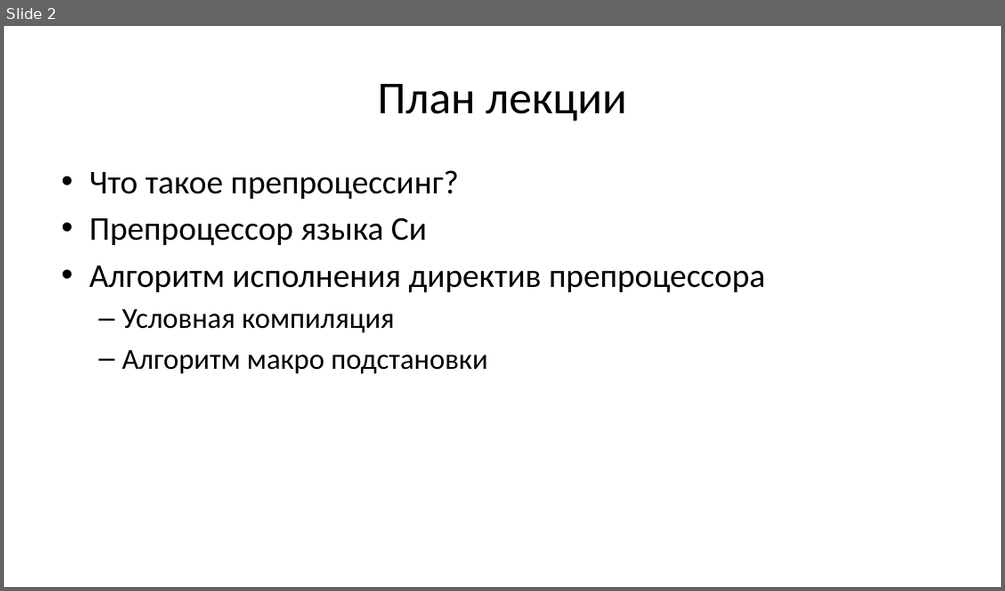
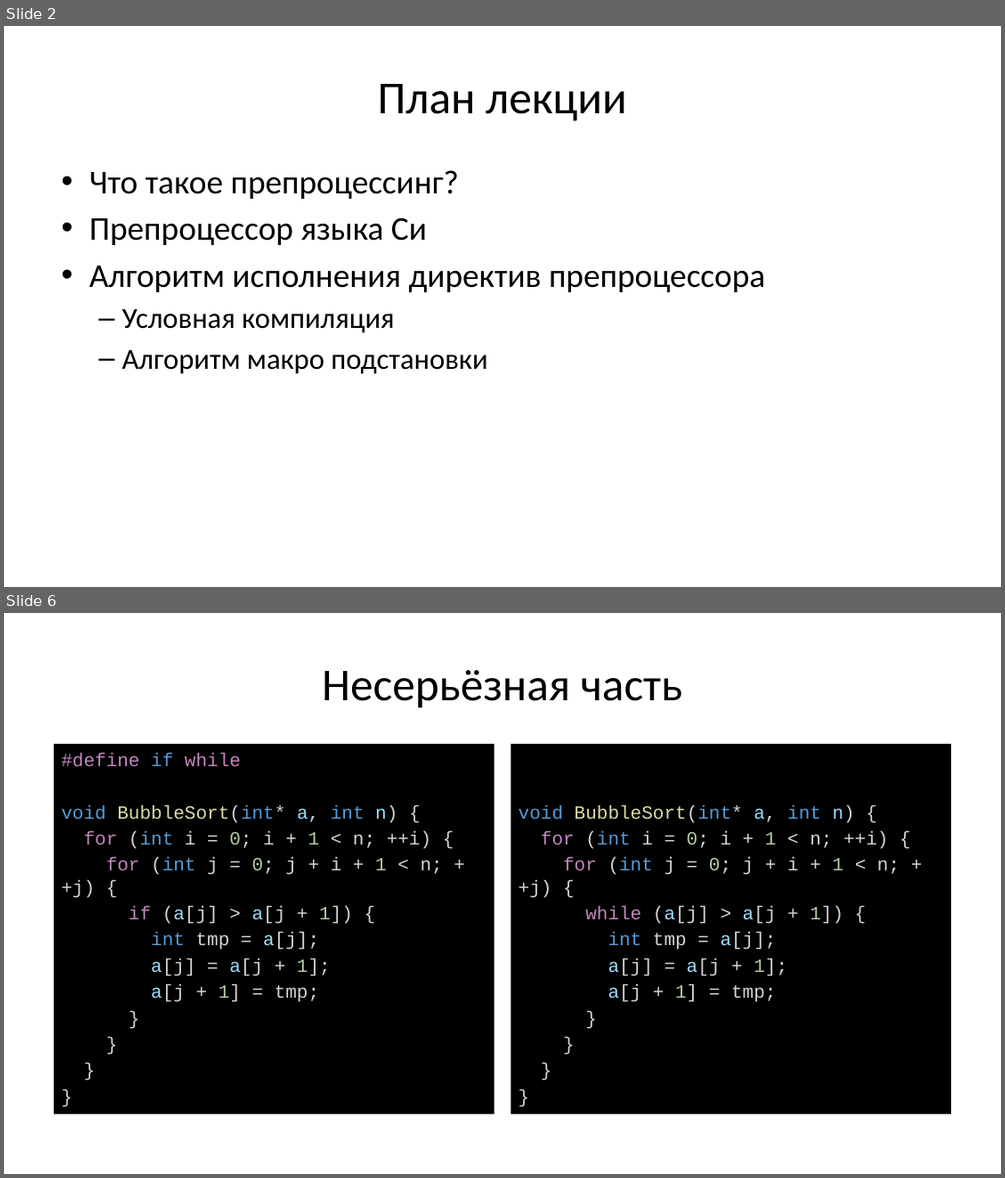
Before and after one commit to Evgueni-Petrov-aka-espetrov/Algorithms-and-Programming-in-C-pptx, a slide deck: 25 Препроцессор языка Си.pptx. Shown one above the other, each under a label of ours: slide 2 before the commit, slides 2 and 6 after it; the slides between them are not shown. The pictures are 1005x591 and 1005x1178 pixels, drawn with LibreOffice and Linux fonts; fonts in the diff are those of the drawing. Boxes give left, top, right and bottom in pixels: in the first picture for what was removed or moved away, otherwise in the second. Text is boxed around its words. In the diff, an @@ line names an element or a change of style, - is before the commit and + after.

```diff
--- a/25 Препроцессор языка Си.pptx
+++ b/25 Препроцессор языка Си.pptx
@@ slide 6 added at (4, 613, 1001, 1174), background #FFFFFF @@
@@ title added at (322, 670, 682, 708), 44 pt, text #000000 @@
+Несерьёзная часть
@@ text added at (54, 744, 494, 1114), fill #000000, 18 pt, text #D4D4D4 @@
+#define if while
+void BubbleSort(int* a, int n) {
+for (int i = 0; i + 1 < n; ++i) {
+for (int j = 0; j + i + 1 < n; ++j) {
+if (a[j] > a[j + 1]) {
+int tmp = a[j];
+a[j] = a[j + 1];
+a[j + 1] = tmp;
+}
+}
+}
+}
@@ text added at (511, 744, 952, 1114), fill #000000, 18 pt, text #D4D4D4 @@
+void BubbleSort(int* a, int n) {
+for (int i = 0; i + 1 < n; ++i) {
+for (int j = 0; j + i + 1 < n; ++j) {
+while (a[j] > a[j + 1]) {
+int tmp = a[j];
+a[j] = a[j + 1];
+a[j + 1] = tmp;
+}
+}
+}
+}
```
Also in this commit, not shown: 12 other slides added.
